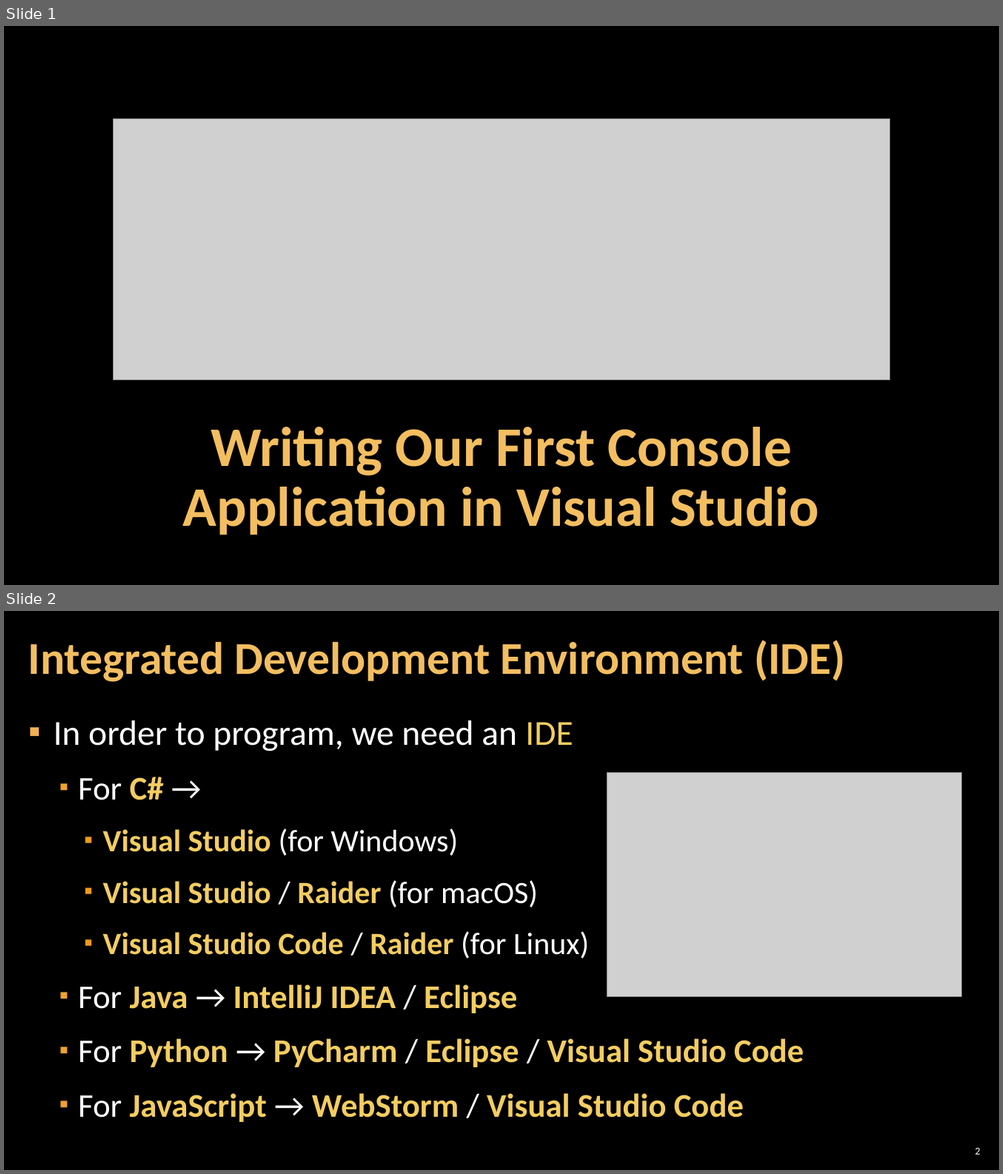
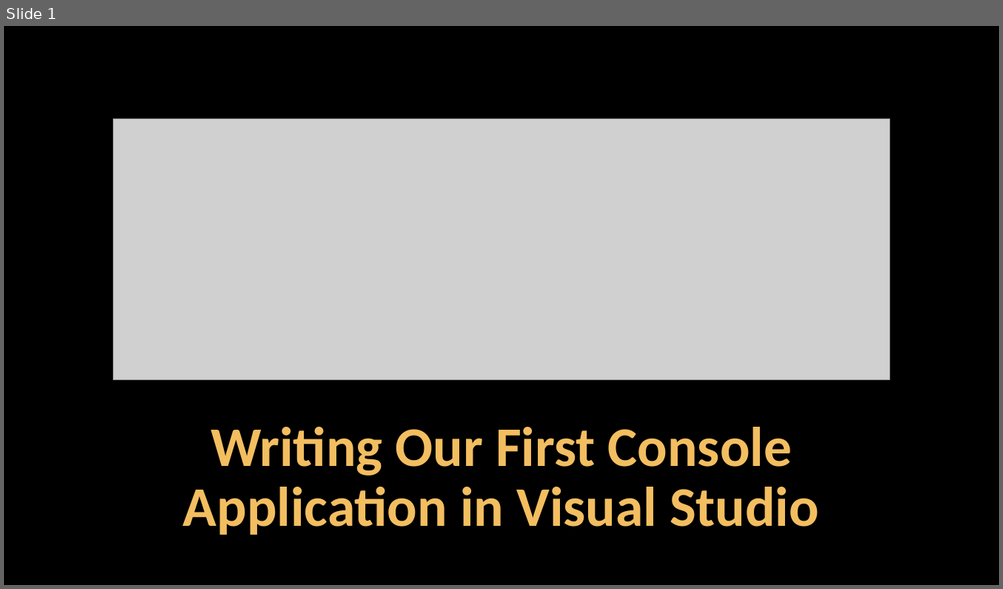
Before and after one commit to SoftUni/Programming-Basics-Resources, a slide deck: Presentation-Slides-CSharp-EN/Chapter-1-Into-Programming/06.Creating-a-Console-Application.pptx. Shown one above the other, each under a label of ours: slides 1 and 2 before the commit, slide 1 after it. The pictures are 1003x1174 and 1003x589 pixels, drawn with LibreOffice and Linux fonts; fonts in the diff are those of the drawing; grey boxes stand for pictures; background and template pictures are left out. Boxes give left, top, right and bottom in pixels: in the first picture for what was removed or moved away, otherwise in the second. Text is boxed around its words. In the diff, an @@ line names an element or a change of style, - is before the commit and + after.

```diff
--- a/Presentation-Slides-CSharp-EN/Chapter-1-Into-Programming/06.Creating-a-Console-Application.pptx
+++ b/Presentation-Slides-CSharp-EN/Chapter-1-Into-Programming/06.Creating-a-Console-Application.pptx
@@ slide 2 removed at (4,611,999,1170), background picture (left out) @@
@@ title removed at (28,640,845,682) @@
-Integrated Development Environment (IDE)
@@ text removed at (54,721,803,1122) @@
-▪ In order to program, we need an IDE
-  ▪ For C# →
-    ▪ Visual Studio (for Windows)
-    ▪ Visual Studio / Raider (for macOS)
-    ▪ Visual Studio Code / Raider (for Linux)
-  ▪ For Java → IntelliJ IDEA / Eclipse
-  ▪ For Python → PyCharm / Eclipse / Visual Studio Code
-  ▪ For JavaScript → WebStorm / Visual Studio Code
@@ picture removed at (607,773,962,997) @@
@@ page number removed at (975,1148,980,1155) @@
-2
```
Also in this commit, not shown: 1 other slide removed, 1 other file.
